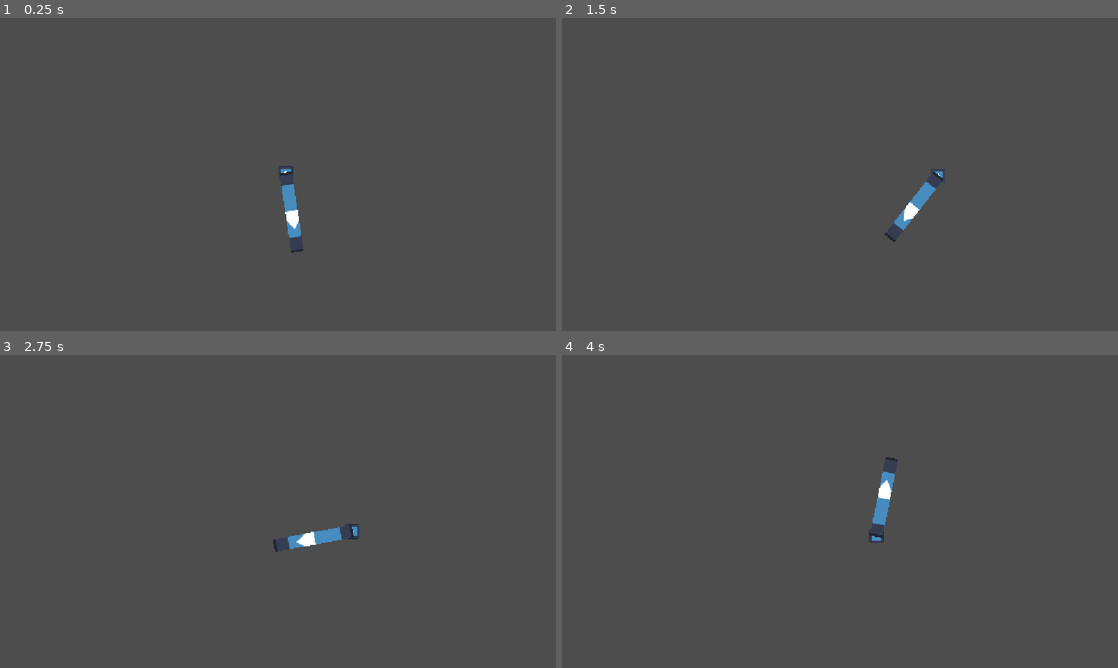
Above: before the commit, frames 1-4 (two rows, left to right).
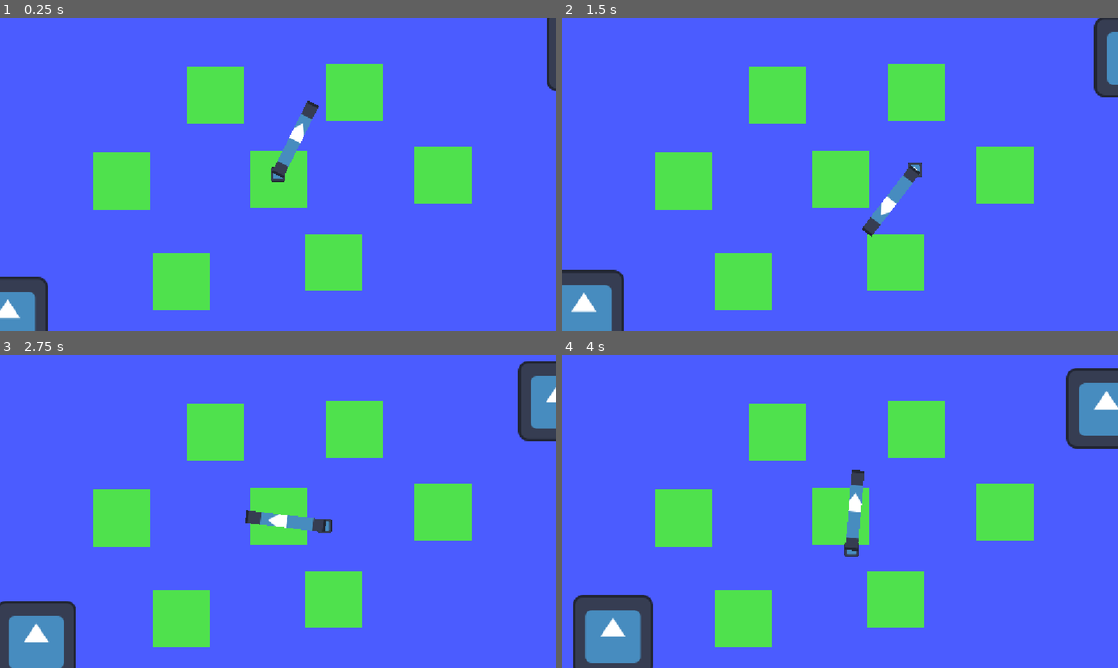
Above: after the commit, the same moments.

Repository: vizidei/Froggy-Game-JameGam-
Game: Godot game, scene res://scenes/main.tscn
The game is run twice, just before and just after one commit, with the same random seed, the same clock (stepped at 60 frames per second) and the same inputs. The engine's default icon, where the game draws it, is replaced by a stand-in: a white triangle on a blue panel in a dark square.
Inputs (mouse positions are in pixels of both pictures, inside the frame that each line leads up to):
- Up to frame 1 (0.25 s): no input
- Up to frame 2 (1.5 s): move the mouse to (962, 158) at 0.52 s; hold D (move_right) 0.53-1.28 s; tap Space (dash) at 0.6 s; move the mouse to (728, 190) at 1.27 s; hold S (move_down) from 1.28 s (still down); click (728, 190) at 1.35 s
- Up to frame 3 (2.75 s): tap Space (dash) at 1.55, 2.1 s; move the mouse to (333, 442) at 2.02 s; release S (move_down) at 2.03 s; hold D (move_right) from 2.03 s (still down)
- Up to frame 4 (4 s): move the mouse to (812, 574) at 2.77 s; release D (move_right) at 2.78 s; hold Up (move_up) 2.78-3.53 s; tap Space (dash) at 2.85, 3.8 s; move the mouse to (1006, 558) at 3.52 s; hold Left (move_left) from 3.53 s (still down); click (1006, 558) at 3.6 s

The runs differ from the first frame. In frame 1, 99% of the frame differs, in the area x 0-100%, y 0-100%; in frame 2, 99%; in frame 3, 98%; in frame 4, 98%.

Commit message:
Made huge progress.Weapon swing,enemy fade away,dash,lilypad mechanics

Diff:
--- a/project.godot
+++ b/project.godot
@@ -229,6 +229,7 @@
 [layer_names]
 
 2d_physics/layer_1="world"
+2d_physics/layer_3="lilipad"
 2d_physics/layer_5="player"
 2d_physics/layer_6="enemy"
 
--- a/scenes/froggy.tscn
+++ b/scenes/froggy.tscn
@@ -20,7 +20,11 @@
 [sub_resource type="CircleShape2D" id="CircleShape2D_5uy6h"]
 radius = 21.149529
 
+[sub_resource type="CircleShape2D" id="CircleShape2D_uxn4k"]
+radius = 11.025511
+
 [node name="Froggy" type="CharacterBody2D" unique_id=731350036]
+z_index = 10
 collision_layer = 16
 collision_mask = 33
 motion_mode = 1
@@ -41,4 +45,12 @@
 shape = SubResource("CircleShape2D_5uy6h")
 debug_color = Color(0.3362535, 0.6224327, 0, 0.41960785)
 
-[node name="Weapon" parent="." unique_id=1297015559 instance=ExtResource("3_0sm4t")]
+[node name="Weapon" parent="." unique_id=1297015559 groups=["player"] instance=ExtResource("3_0sm4t")]
+
+[node name="FeetArea" type="Area2D" parent="." unique_id=1973217026]
+collision_layer = 0
+collision_mask = 4
+
+[node name="CollisionShape2D" type="CollisionShape2D" parent="FeetArea" unique_id=1384445667]
+position = Vector2(0, 8.426598)
+shape = SubResource("CircleShape2D_uxn4k")
--- /dev/null
+++ b/scenes/lilipad.tscn
@@ -0,0 +1,25 @@
+[gd_scene format=3 uid="uid://c3c8mwdb3e10e"]
+
+[sub_resource type="CircleShape2D" id="CircleShape2D_uxn4k"]
+radius = 59.43189
+
+[node name="Lilipad" type="Area2D" unique_id=844435388]
+collision_layer = 4
+collision_mask = 0
+
+[node name="CollisionShape2D" type="CollisionShape2D" parent="." unique_id=1887909707]
+shape = SubResource("CircleShape2D_uxn4k")
+
+[node name="ColorRect" type="ColorRect" parent="." unique_id=1152286477]
+anchors_preset = 8
+anchor_left = 0.5
+anchor_top = 0.5
+anchor_right = 0.5
+anchor_bottom = 0.5
+offset_left = -45.490463
+offset_top = -45.490463
+offset_right = 45.490463
+offset_bottom = 45.490463
+grow_horizontal = 2
+grow_vertical = 2
+color = Color(0.30814862, 0.8813526, 0.3033719, 1)
--- a/scenes/main.tscn
+++ b/scenes/main.tscn
@@ -1,11 +1,50 @@
 [gd_scene format=3 uid="uid://cbut36mpgno73"]
 
 [ext_resource type="PackedScene" uid="uid://nria4x2luula" path="res://scenes/froggy.tscn" id="1_o5qli"]
+[ext_resource type="PackedScene" uid="uid://g0y18wjh25nq" path="res://scenes/enemy.tscn" id="2_0wfyh"]
+[ext_resource type="PackedScene" uid="uid://c3c8mwdb3e10e" path="res://scenes/lilipad.tscn" id="3_sugp2"]
 
 [node name="Main" type="Node2D" unique_id=1120437385]
 
 [node name="Froggy" parent="." unique_id=731350036 instance=ExtResource("1_o5qli")]
-position = Vector2(12.401001, -1.7716064)
 
 [node name="Camera2D" type="Camera2D" parent="." unique_id=39555379]
 zoom = Vector2(1.3, 1.3)
+
+[node name="Enemy" parent="." unique_id=1788764905 instance=ExtResource("2_0wfyh")]
+position = Vector2(496.8418, -198.96742)
+
+[node name="Enemy2" parent="." unique_id=2030460773 instance=ExtResource("2_0wfyh")]
+position = Vector2(-435.14856, 229.36404)
+
+[node name="Enemy3" parent="." unique_id=1841320410 instance=ExtResource("2_0wfyh")]
+position = Vector2(724.5332, 334.3999)
+
+[node name="Lilipad" parent="." unique_id=844435388 instance=ExtResource("3_sugp2")]
+position = Vector2(0.73516846, 7.553406)
+
+[node name="Lilipad2" parent="." unique_id=1489043572 instance=ExtResource("3_sugp2")]
+position = Vector2(-249.2074, 9.911377)
+
+[node name="Lilipad3" parent="." unique_id=2136037771 instance=ExtResource("3_sugp2")]
+position = Vector2(-100.65668, -126.84961)
+
+[node name="Lilipad4" parent="." unique_id=1259561935 instance=ExtResource("3_sugp2")]
+position = Vector2(-154.88947, 170.25189)
+
+[node name="Lilipad5" parent="." unique_id=2013278657 instance=ExtResource("3_sugp2")]
+position = Vector2(87.97919, 139.59857)
+
+[node name="Lilipad6" parent="." unique_id=767106821 instance=ExtResource("3_sugp2")]
+position = Vector2(262.46735, 0.47961426)
+
+[node name="Lilipad7" parent="." unique_id=1973767591 instance=ExtResource("3_sugp2")]
+position = Vector2(120.99054, -131.56552)
+
+[node name="ColorRect" type="ColorRect" parent="." unique_id=452903664]
+z_index = -1
+offset_left = -860.65125
+offset_top = -860.30994
+offset_right = 900.30994
+offset_bottom = 589.4021
+color = Color(0.29411766, 0.36078432, 1, 1)
--- a/scenes/weapon.tscn
+++ b/scenes/weapon.tscn
@@ -16,9 +16,12 @@
 region_rect = Rect2(55, 0, 20, 128)
 
 [node name="HitBox" type="Area2D" parent="." unique_id=681473496]
+visible = false
 collision_layer = 0
 collision_mask = 32
 
 [node name="CollisionShape2D" type="CollisionShape2D" parent="HitBox" unique_id=162181901]
 position = Vector2(-0.5938568, -177.49132)
 shape = SubResource("RectangleShape2D_8fp1k")
+
+[connection signal="body_entered" from="HitBox" to="." method="_on_hit_box_body_entered"]
--- a/scripts/enemy.gd
+++ b/scripts/enemy.gd
@@ -1,34 +1,48 @@
 extends CharacterBody2D
 
-@onready var player = get_node("/root/game/Player")
-@onready var sprite_2d: AnimatedSprite2D = $Sprite2D
+const SPEED : float = 20.0          # keep below the frog's max_speed
+const LAUNCH_SPEED : float = 400.0
+const LAUNCH_DRAG : float = 2.0
+const FLY_TIME : float = 0.8
 
+@onready var col_shape: CollisionShape2D = $CollisionShape2D
 
-var health = 30
-var speed = 200.0
+var health : float = 30.0
+var dead : bool = false
+var launch_velocity : Vector2 = Vector2.ZERO
+var spin : float = 0.0
+var player : Node2D
 
 func _ready() -> void:
-	pass
+	player = get_tree().get_first_node_in_group("player")
 
+func _physics_process(delta: float) -> void:
+	if dead:
+		# ragdoll: no collisions, just slide, slow down, and spin
+		global_position += launch_velocity * delta
+		launch_velocity = launch_velocity.lerp(Vector2.ZERO, 1.0 - exp(-LAUNCH_DRAG * delta))
+		rotation += spin * delta
+		return
 
+	if player:
+		velocity = global_position.direction_to(player.global_position) * SPEED
+		move_and_slide()
 
-func _physics_process(_delta: float) -> void:
-	var direction = global_position.direction_to(player.global_position)
-	velocity = direction * speed
-	move_and_slide()
-	#if Global.score > 3500:
-		#speed = 300.0
-	#if Global.score > 6500:
-		#speed = 350.0
-	#if Global.score > 8500:
-		#speed = 400.0
+func take_damage(amount: float, dir: Vector2) -> void:
+	if dead:
+		return
+	health -= amount
+	if health <= 0.0:
+		die(dir)
 
-func die():
+func die(dir: Vector2) -> void:
+	dead = true
+	col_shape.set_deferred("disabled", true)   # stops hurting the frog and stops being hit
+	launch_velocity = dir * LAUNCH_SPEED
+	spin = randf_range(12.0, 20.0) * (1 if randf() > 0.5 else -1)
+
+	var tween := create_tween()
+	tween.tween_property(self, "modulate:a", 0.0, FLY_TIME)
+	await tween.finished
+	print("enemy defeated")
 	queue_free()
-
-func take_damage():
-	health = health - 1
-	%Slime.play_hurt()
-
-	if health <= 0:
-		die()
--- a/scripts/froggy.gd
+++ b/scripts/froggy.gd
@@ -5,10 +5,16 @@
 @onready var animated_sprite_2d: AnimatedSprite2D = $Sprite2D
 
 @onready var hurt_area: Area2D = $HurtArea
+@onready var feet_area: Area2D = $FeetArea
 
 @onready var weapon: Node2D = $Weapon
 
 var player_health : float = 100.0
+
+const WATER_SLOW : float = 0.35     # speed multiplier in water (0.15 = your 85% slowdown)
+const WATER_DPS : float = 8.0       # damage per second in water
+var in_water : bool = false
+var is_dead : bool = false
 
 #Movement Attributes
 const max_speed : float = 100.0
@@ -26,14 +32,18 @@
 var dash_reload_timer : float = 0.0
 
 func _physics_process(delta: float) -> void:
+	if is_dead:
+		return
+	update_water_state()
+	var speed_mult : float = WATER_SLOW if in_water else 1.0
 	if dash_timer == 0.0:
 		var input : Vector2 = Vector2(Input.get_axis("move_left" , "move_right") , Input.get_axis("move_up" , "move_down")).normalized()
 
 		var velocity_weight_x : float = 1.0 - exp( - (acceleration if input.x else friction) * delta)
-		velocity.x = lerp(velocity.x , input.x * max_speed , velocity_weight_x)
+		velocity.x = lerp(velocity.x , input.x * max_speed * speed_mult , velocity_weight_x)
 
 		var velocity_weight_y : float = 1.0 - exp( - (acceleration if input.y else friction) * delta)
-		velocity.y = lerp(velocity.y , input.y * max_speed , velocity_weight_y)
+		velocity.y = lerp(velocity.y , input.y * max_speed * speed_mult , velocity_weight_y)
 
 		if input.x:
 			animated_sprite_2d.flip_h = true if input.x < 0 else false
@@ -43,22 +53,27 @@
 		#else:
 			#animated_sprite_2d.play("idle")
 
-	dash_logic(delta)
-	move_and_slide()
-
 	if Input.is_action_just_pressed("attack"):
 		weapon.swing()
 
-	const DAMAGE_RATE = 30.0
-	var overlapping_mobs = hurt_area.get_overlapping_bodies()
-	if overlapping_mobs.size() > 0:
-		player_health = player_health - DAMAGE_RATE * overlapping_mobs.size() * delta
-		#HealthBar.value = player_health
-		if player_health <= 0.0:
-			player_died.emit()
+	dash_logic(delta)
+	move_and_slide()
+	check_damage(delta)
 
 
 
+func check_damage(delta : float) -> void:
+	const DAMAGE_RATE = 30.0
+	var overlapping_mobs = hurt_area.get_overlapping_bodies()
+	var damage : float = DAMAGE_RATE * overlapping_mobs.size() * delta
+	if in_water:
+		damage += WATER_DPS * delta
+	if damage > 0.0:
+		player_health -= damage
+		print(str(player_health))
+		if player_health <= 0.0:
+			is_dead = true
+			player_died.emit()
 
 func dash_logic(delta : float) -> void:
 	if can_dash and Input.is_action_just_pressed("dash"):
@@ -80,3 +95,8 @@
 			dash_reload_timer -= delta
 		else:
 			can_dash = true
+
+
+func update_water_state() -> void:
+	# dashing = flying over the gap, so no water effects
+	in_water = dash_timer == 0.0 and feet_area.get_overlapping_areas().is_empty()
--- a/scripts/weapon.gd
+++ b/scripts/weapon.gd
@@ -1,6 +1,8 @@
 extends Node2D
 
 @onready var hit_box: Area2D = $HitBox
+
+const DAMAGE : int = 30
 
 const SWING_ARC : float = PI      # 180 degrees
 const SWING_TIME : float = 0.2
@@ -21,6 +23,7 @@
 	swinging = true
 	hit_bodies.clear()
 
+
 	var base_angle : float = rotation  # the weapon is already aiming at the mouse
 	rotation = base_angle - SWING_ARC / 2.0
 	hit_box.monitoring = true
@@ -32,9 +35,13 @@
 	hit_box.monitoring = false
 	swinging = false
 
-func _on_hitbox_body_entered(body: Node2D) -> void:
+
+
+func _on_hit_box_body_entered(body: Node2D) -> void:
 	if body in hit_bodies:
 		return  # one hit per enemy per swing
 	hit_bodies.append(body)
-	if body.has_method("launch"):
-		body.launch(global_position.direction_to(body.global_position))
+	if body.has_method("take_damage") and swinging:
+		body.take_damage(DAMAGE , global_position.direction_to(body.global_position))
+	#if body.has_method("launch"):
+		#body.launch(global_position.direction_to(body.global_position))
